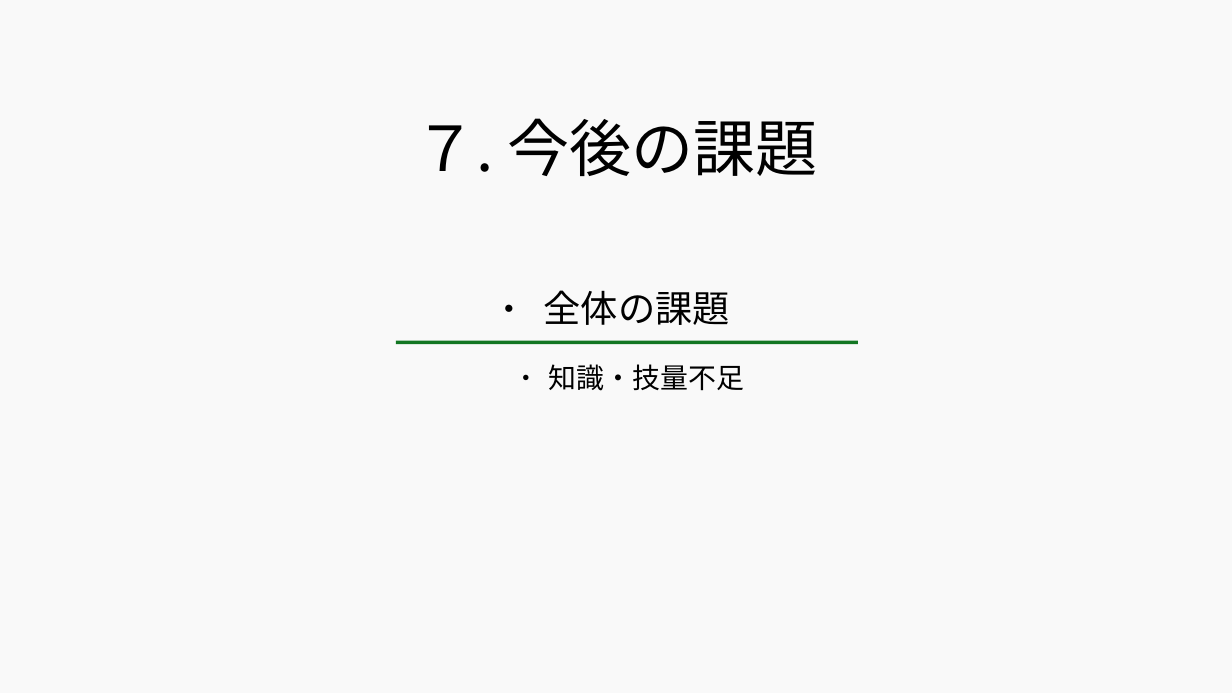
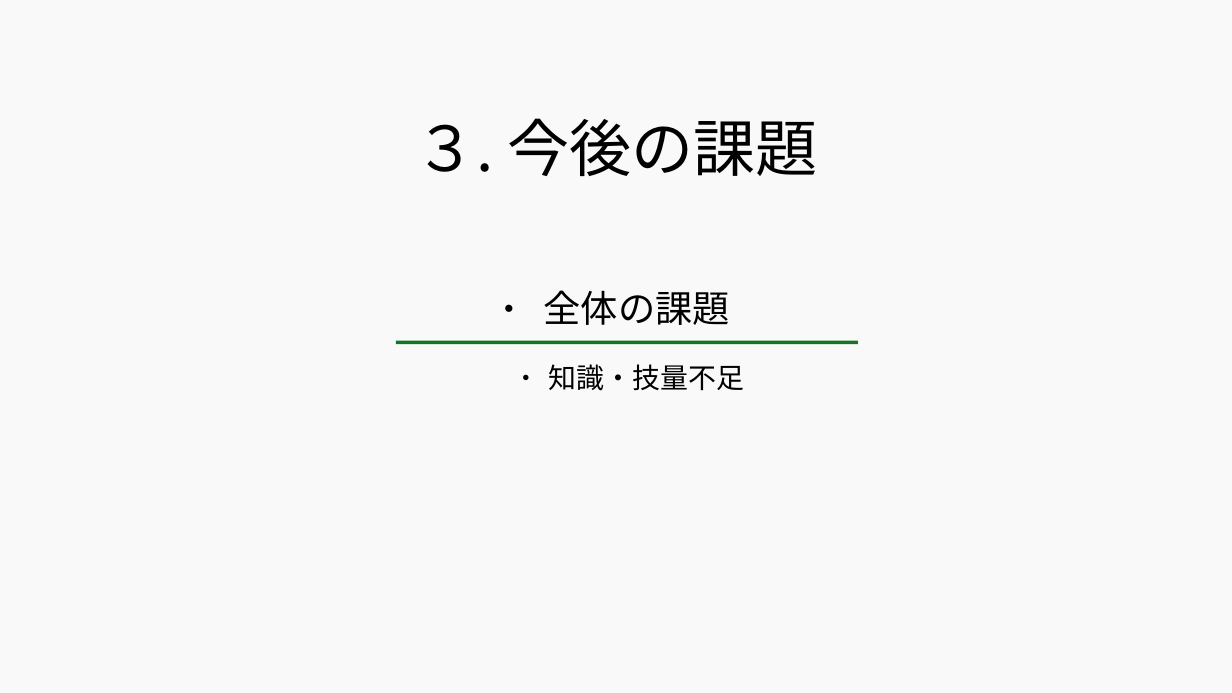
Before and after one commit to 2022java42-student008/LibraryProject, a slide deck: slide 5 of 図書管理システム - コピー.odp (slide 18 before the commit). Drawn at 1232x693 pixels with LibreOffice and Linux fonts; fonts in the diff are those of the drawing. Boxes give left, top, right and bottom in pixels: in the first picture for what was removed or moved away, otherwise in the second. Text is boxed around its words. In the diff, an @@ line names an element or a change of style, - is before the commit and + after.

```diff
--- a/図書管理システム - コピー.odp
+++ b/図書管理システム - コピー.odp
@@ title at <box>415,118,818,176</box>: text changed @@
-７. 今後の課題
+３. 今後の課題
```
Also in this commit, not shown: 5 other slides changed, 13 slides removed, 4 other files.
